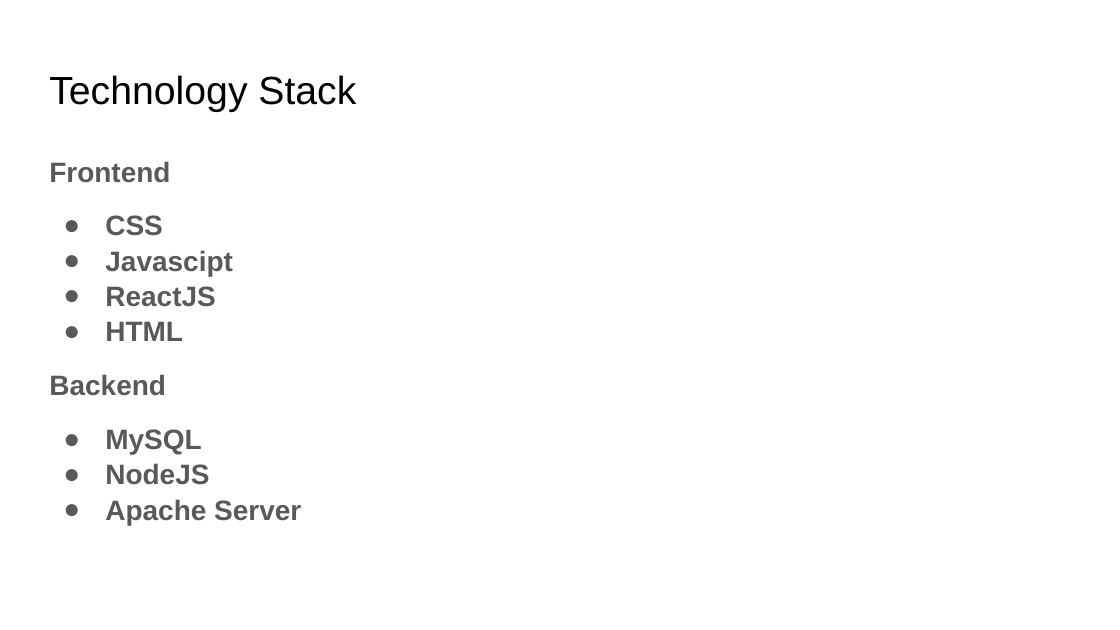
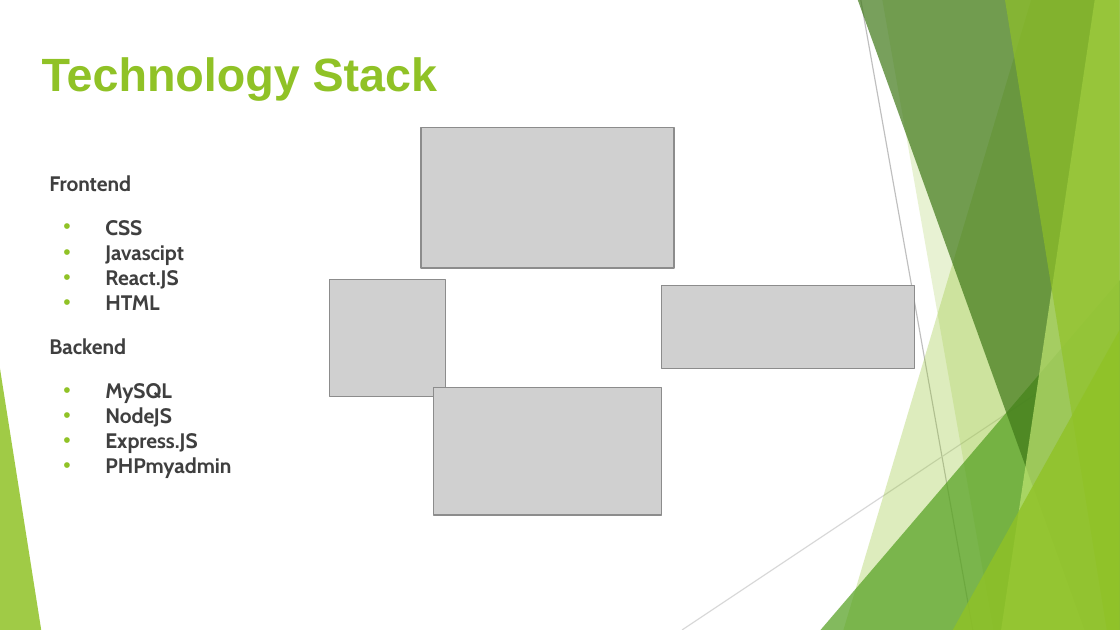
Before and after one commit to Sneakyhydra/On-The-Way, a slide deck: slide 8 of On The Way.pptx (slide 4 before the commit). Drawn at 1120x630 pixels with LibreOffice and Linux fonts; fonts in the diff are those of the drawing; grey boxes stand for pictures. Boxes give left, top, right and bottom in pixels: in the first picture for what was removed or moved away, otherwise in the second. Text is boxed around its words. In the diff, an @@ line names an element or a change of style, - is before the commit and + after.

```diff
--- a/On The Way.pptx
+++ b/On The Way.pptx
@@ title "Technology Stack": place and size @@
-title "Technology Stack" at bbox=[49, 75, 356, 112]
+title "Technology Stack" at bbox=[42, 57, 437, 101]
@@ title "Technology Stack" at bbox=[42, 57, 437, 101]: size 25.2 to 30 pt, text colour #000000 to #90C226, bold on @@
@@ picture added at bbox=[421, 128, 674, 268] @@
@@ text "Frontend": place and size @@
-text "Frontend" at bbox=[49, 161, 301, 525]
+text "Frontend" at bbox=[49, 175, 231, 478]
@@ text at bbox=[49, 175, 184, 427]: size 18 to 13.5 pt, font Arial to Cabin, text colour #595959 to #3F3F3F in "Frontend", "CSS", "Javascipt", "HTML" and 3 more places; line spacing 1.05 to 1; bullet ● to •; bullet colour #595959 to #90C226 @@
@@ text at bbox=[105, 270, 178, 289]: text changed; size 18 to 13.5 pt; font Arial to Cabin; text colour #595959 to #3F3F3F @@
-● ReactJS
+• React.JS
@@ picture added at bbox=[329, 280, 446, 396] @@
@@ picture added at bbox=[662, 286, 915, 368] @@
@@ group added at bbox=[0, 0, 1120, 630]: 5 freeform shapes, 3 triangles, 2 lines @@
@@ picture added at bbox=[433, 388, 662, 515] @@
@@ text at bbox=[105, 433, 231, 478]: text changed; size 18 to 13.5 pt; font Arial to Cabin; text colour #595959 to #3F3F3F @@
-● Apache Server
+• Express.JS
+• PHPmyadmin
```
Also in this commit, not shown: 1 other slide changed, 13 slides added, 3 slides removed, 2 other files.
